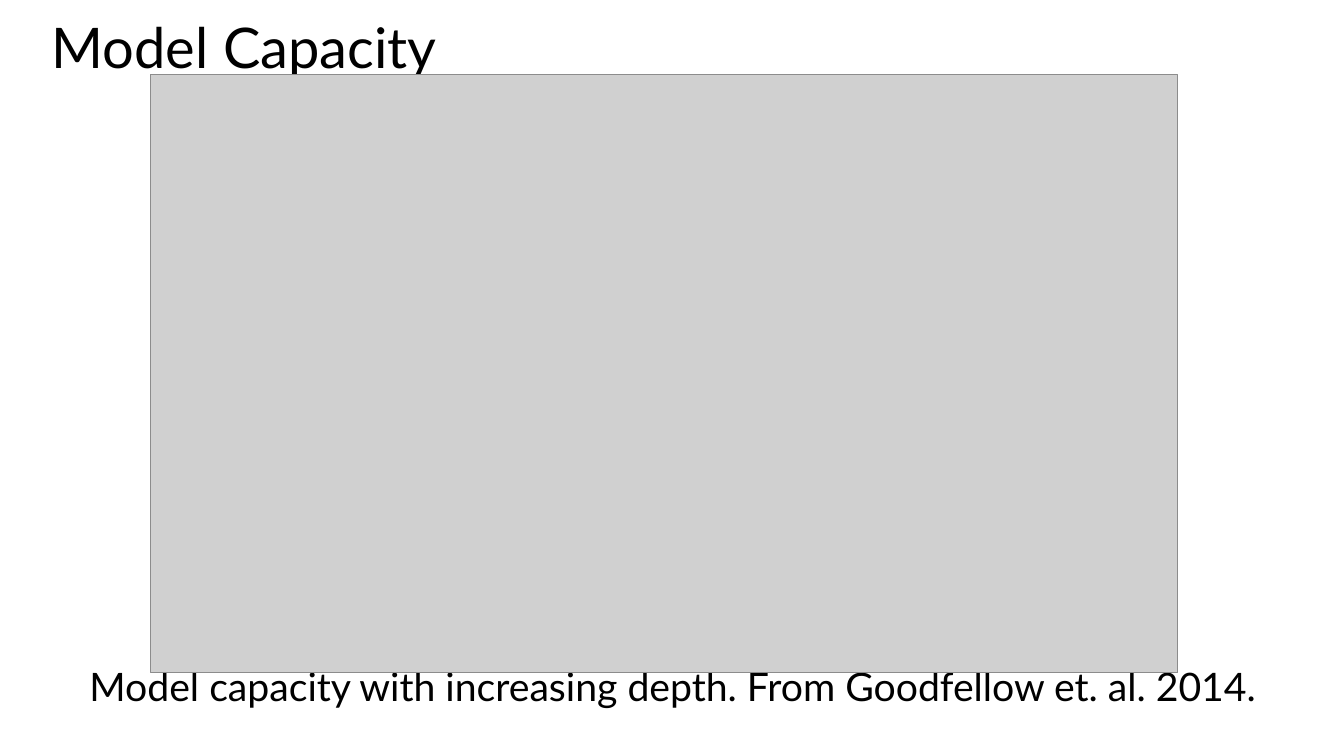
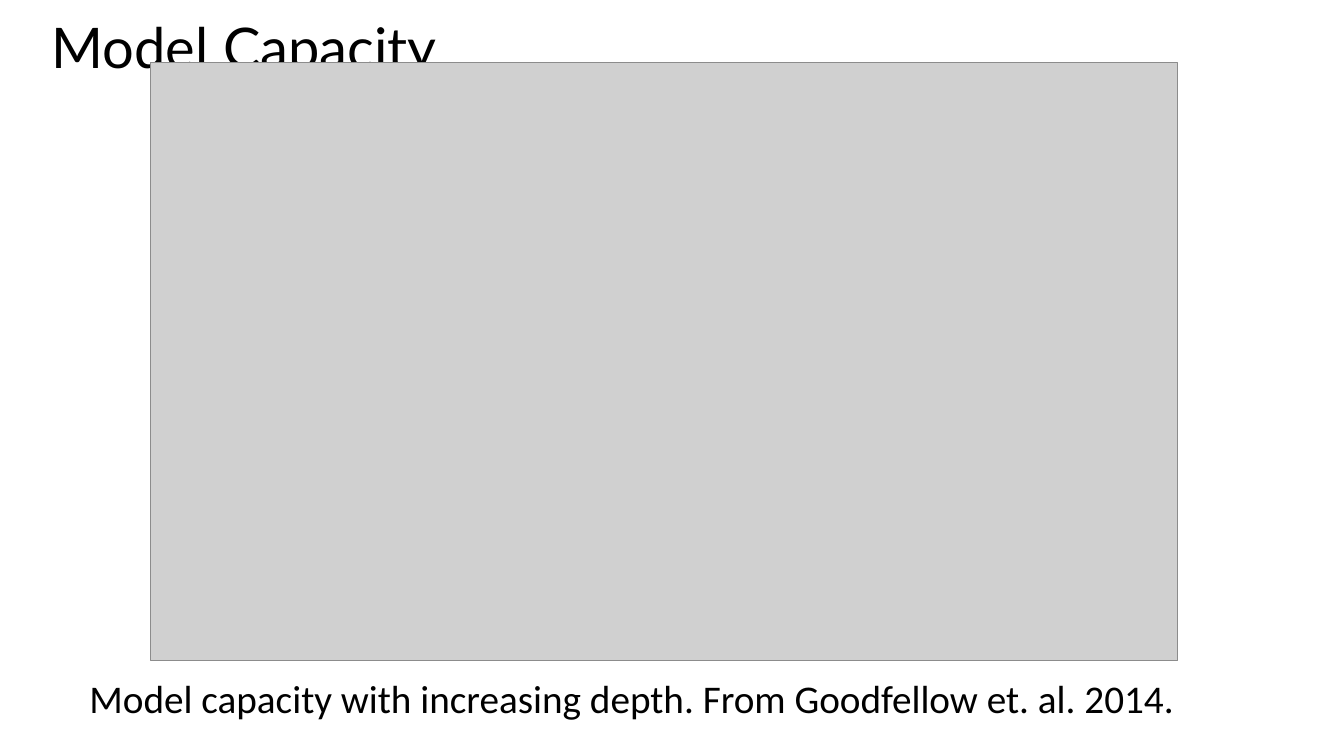
Before and after one commit to StephenElston/CSCI-E25, a slide deck: slide 22 of Slides/5_BuildingBlocksOfDeepLearning.pptx. Drawn at 1344x756 pixels with LibreOffice and Linux fonts; fonts in the diff are those of the drawing; grey boxes stand for pictures. Boxes give left, top, right and bottom in pixels: in the first picture for what was removed or moved away, otherwise in the second. Text is boxed around its words. In the diff, an @@ line names an element or a change of style, - is before the commit and + after.

Commit message:
Updates and format corrections for slides

```diff
--- a/Slides/5_BuildingBlocksOfDeepLearning.pptx
+++ b/Slides/5_BuildingBlocksOfDeepLearning.pptx
@@ picture: place and size @@
-picture at <box>151,75,1179,673</box>
+picture at <box>151,63,1179,660</box>
@@ text "Model capacity with increasing depth. ...": place and size @@
-text "Model capacity with increasing depth. ..." at <box>89,667,1256,708</box>
+text "Model capacity with increasing depth. ..." at <box>89,685,1173,720</box>
@@ text "Model capacity with increasing depth. ..." at <box>89,685,1173,720</box>: font Lato to Calibri @@
```
Also in this commit, not shown: 16 other slides changed.
